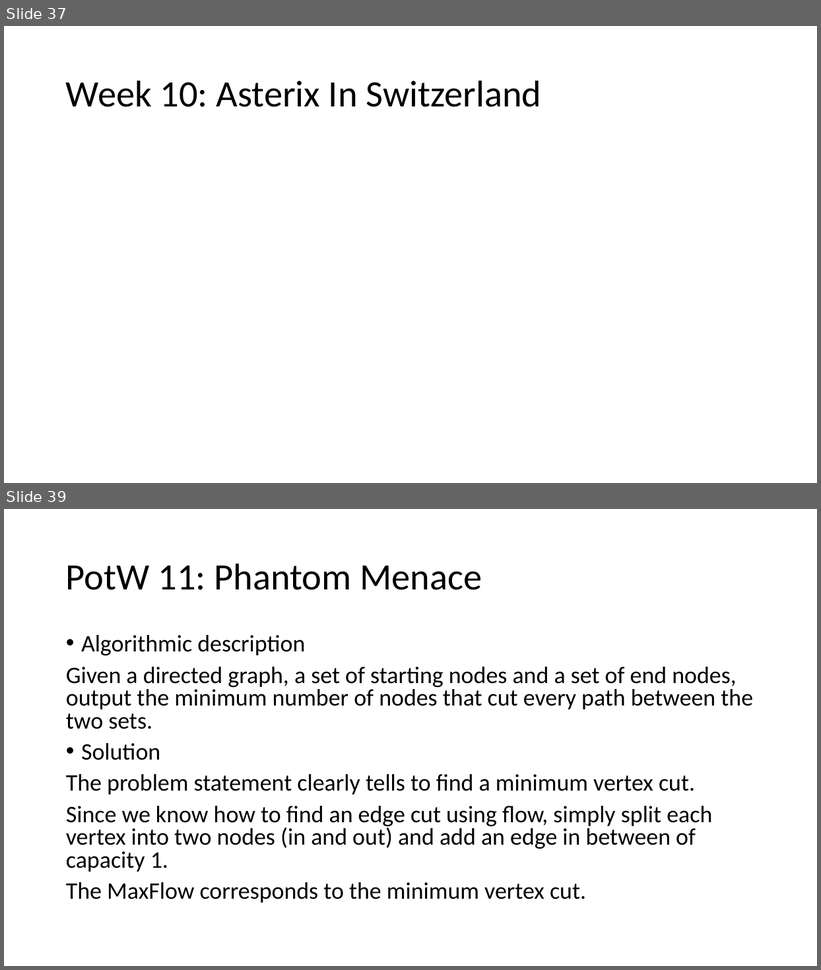
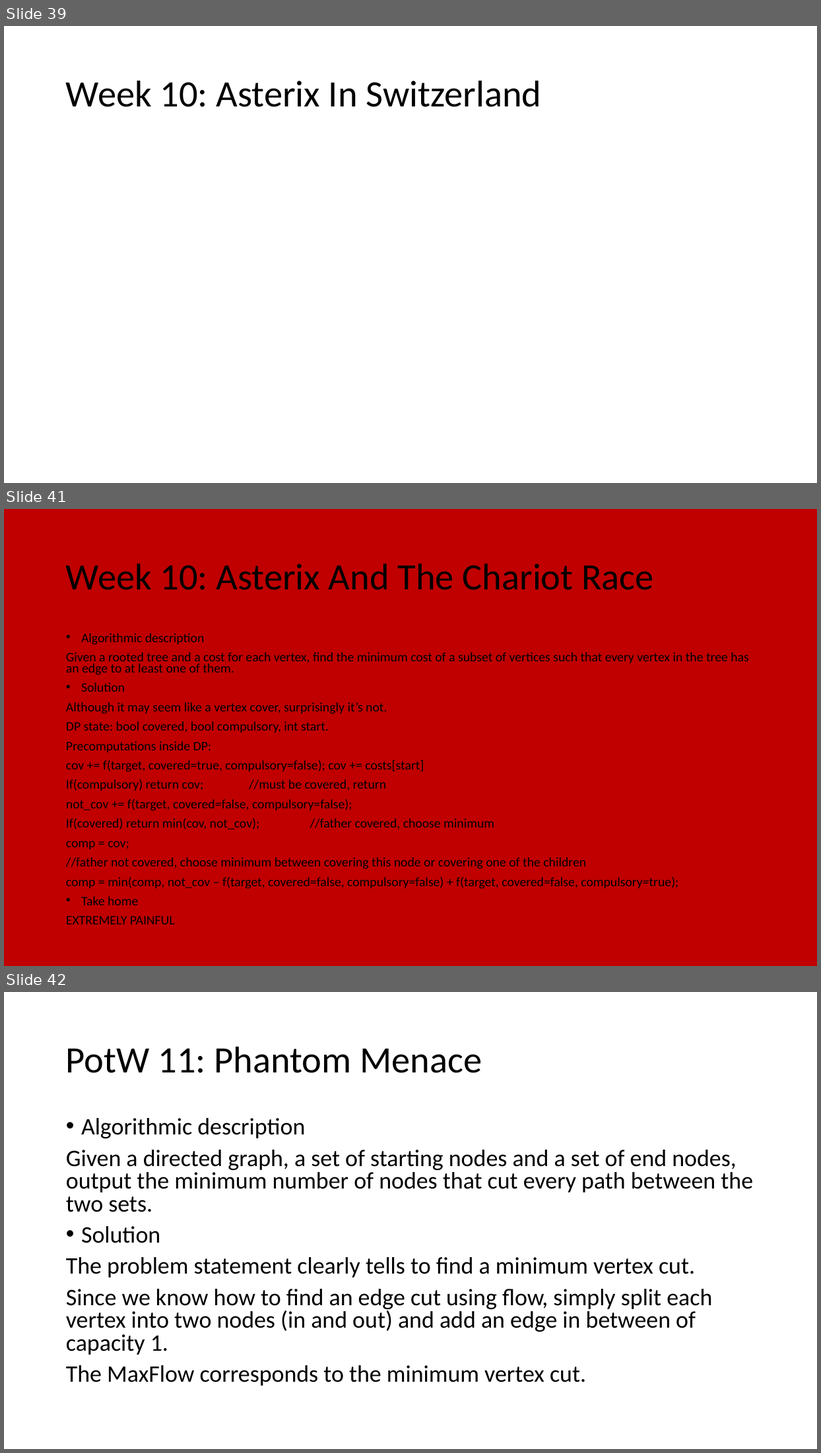
Before and after one commit to giacomocamposampiero/algolab, a slide deck: Recap.pptx. Shown one above the other, each under a label of ours: slides 37 and 39 before the commit, slides 39, 41 and 42 after it; the slides between them are not shown. The pictures are 821x970 and 821x1453 pixels, drawn with LibreOffice and Linux fonts; fonts in the diff are those of the drawing; grey boxes stand for pictures. Boxes give left, top, right and bottom in pixels: in the first picture for what was removed or moved away, otherwise in the second. Text is boxed around its words. In the diff, an @@ line names an element or a change of style, - is before the commit and + after.

```diff
--- a/Recap.pptx
+++ b/Recap.pptx
@@ slide 41 added at (x1=4, y1=509, x2=817, y2=966), background #C00000 @@
@@ title added at (x1=66, y1=564, x2=654, y2=590), 44 pt, text #000000 @@
+Week 10: Asterix And The Chariot Race
@@ text added at (x1=66, y1=633, x2=749, y2=925), 15.4 pt, text #000000 @@
+• Algorithmic description
+Given a rooted tree and a cost for each vertex, find the minimum cost of a subset of vertices such that every vertex in the tree has an edge to at least one of them.
+• Solution
+Although it may seem like a vertex cover, surprisingly it’s not.
+DP state: bool covered, bool compulsory, int start.
+Precomputations inside DP:
+cov += f(target, covered=true, compulsory=false); cov += costs[start]
+If(compulsory) return cov; //must be covered, return
+not_cov += f(target, covered=false, compulsory=false);
+If(covered) return min(cov, not_cov); //father covered, choose minimum
+comp = cov;
+//father not covered, choose minimum between covering this node or covering one of the children
+comp = min(comp, not_cov – f(target, covered=false, compulsory=false) + f(target, covered=false, compulsory=true);
+• Take home
+EXTREMELY PAINFUL
@@ what was slide 37 is now slide 39 @@
@@ what was slide 39 is now slide 42 @@
```
Also in this commit, not shown: 4 slides changed, 2 other slides added, 3 other files.
